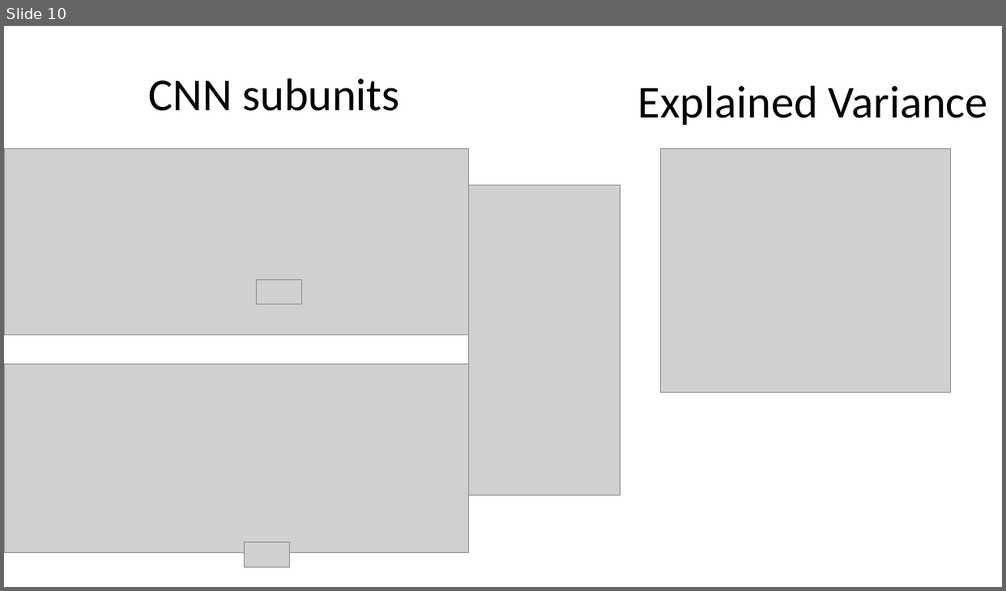
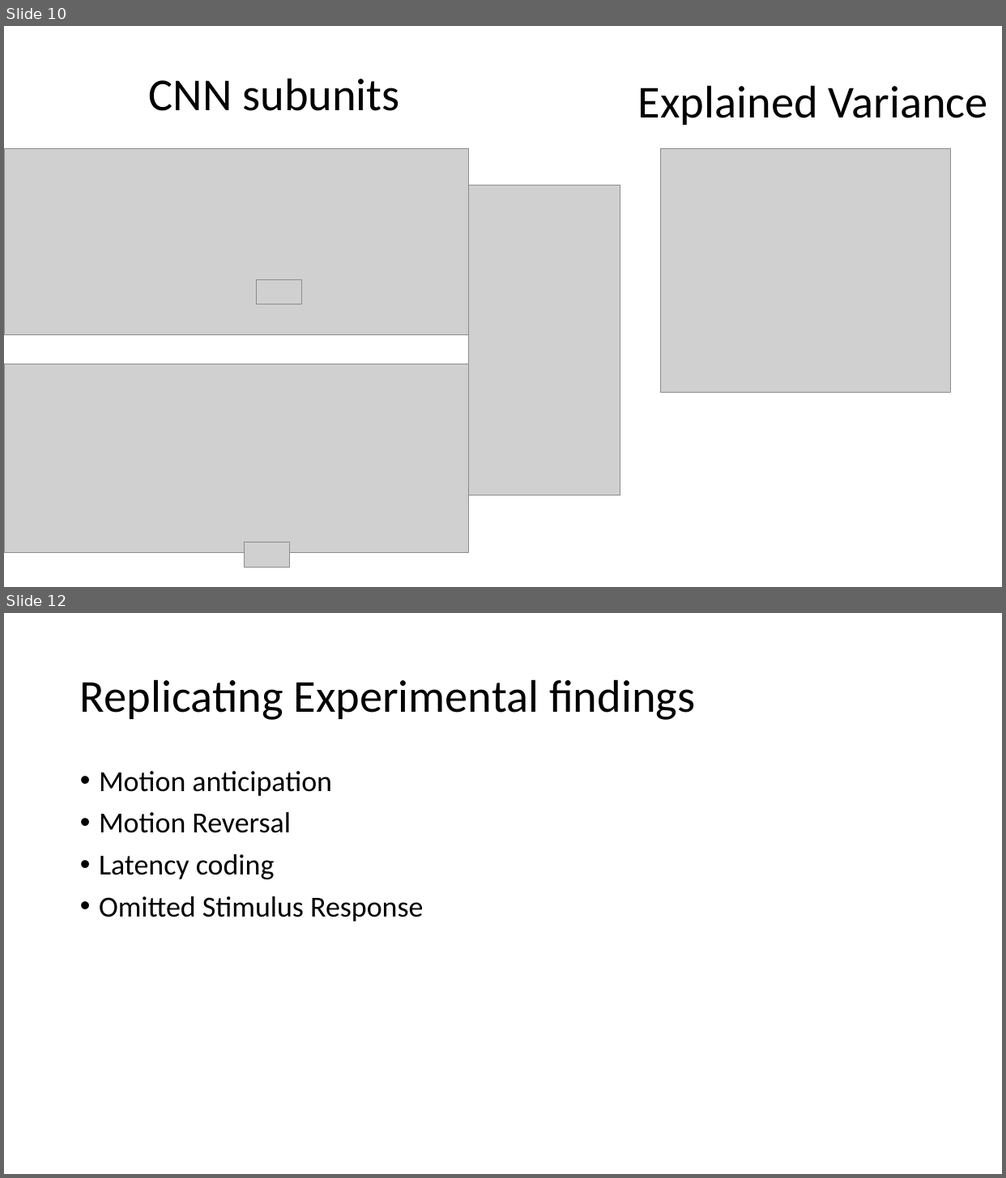
Before and after one commit to pearsonlab/efficientcodingcolor, a slide deck: Meetings/Interpreting the retinal neural code for natural scenes 2.pptm. Shown one above the other, each under a label of ours: slide 10 before the commit, slides 10 and 12 after it; the slides between them are not shown. The pictures are 1006x591 and 1006x1178 pixels, drawn with LibreOffice and Linux fonts; fonts in the diff are those of the drawing; grey boxes stand for pictures. Boxes give left, top, right and bottom in pixels: in the first picture for what was removed or moved away, otherwise in the second. Text is boxed around its words. In the diff, an @@ line names an element or a change of style, - is before the commit and + after.

Commit message:
presentation

```diff
--- a/Meetings/Interpreting the retinal neural code for natural scenes 2.pptm
+++ b/Meetings/Interpreting the retinal neural code for natural scenes 2.pptm
@@ slide 12 added at [4, 613, 1002, 1174], background #FFFFFF @@
@@ title added at [80, 679, 695, 720], 44 pt, text #000000 @@
+Replicating Experimental findings
@@ text added at [99, 771, 423, 922], 28 pt, text #000000 @@
+• Motion anticipation
+• Motion Reversal
+• Latency coding
+• Omitted Stimulus Response
```
Also in this commit, not shown: 1 slide changed, 9 other slides added, 4 slides removed, 2 other files.
